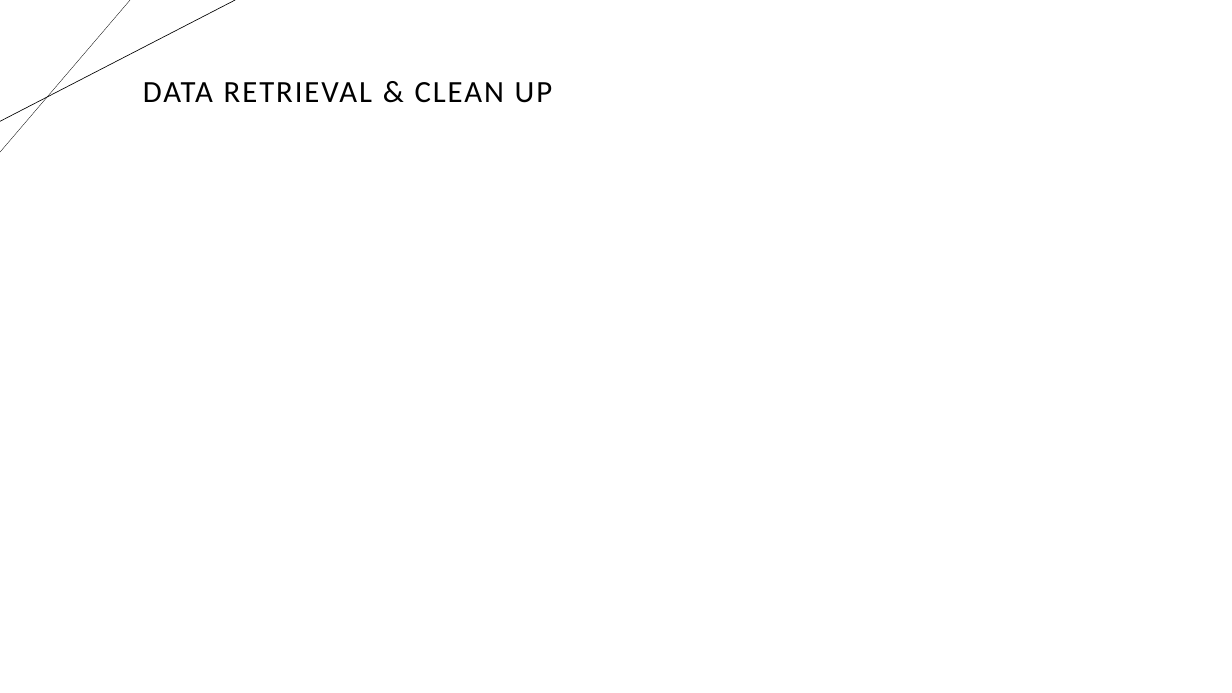
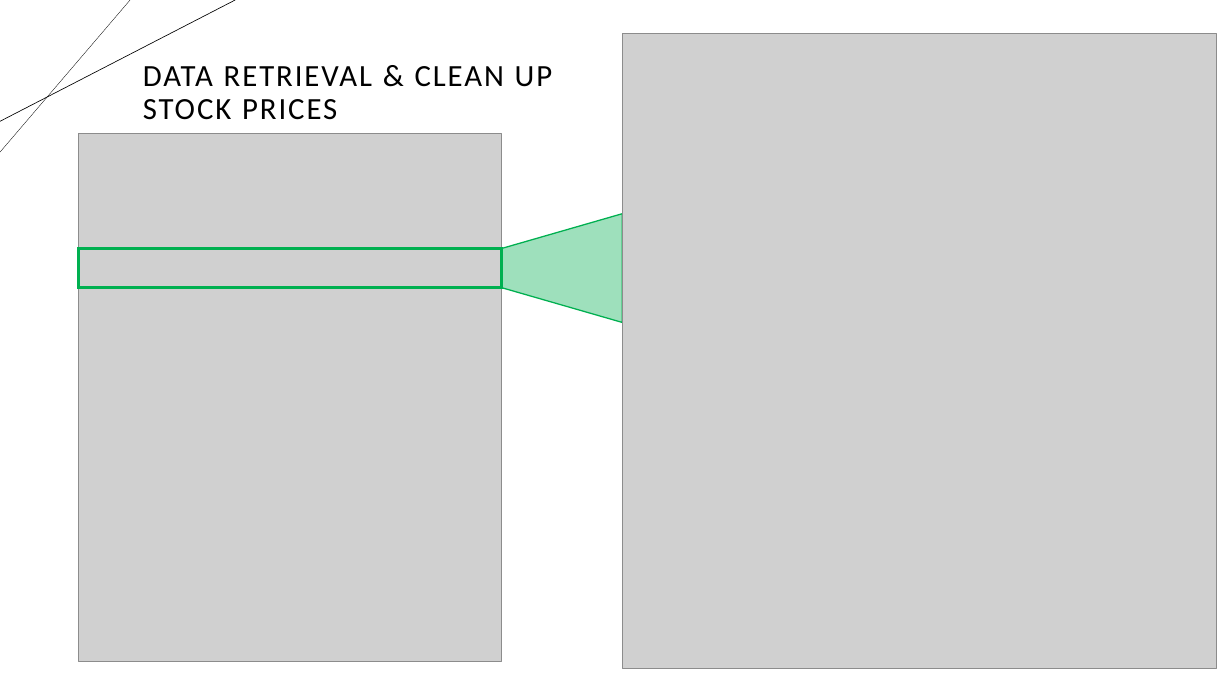
Before and after one commit to shawnfeils/AIBC_Project_2, a slide deck: slide 7 of Group_2_ML_Presentation.pptx. Drawn at 1232x693 pixels with LibreOffice and Linux fonts; fonts in the diff are those of the drawing; grey boxes stand for pictures. Boxes give left, top, right and bottom in pixels: in the first picture for what was removed or moved away, otherwise in the second. Text is boxed around its words. In the diff, an @@ line names an element or a change of style, - is before the commit and + after.

```diff
--- a/Group_2_ML_Presentation.pptx
+++ b/Group_2_ML_Presentation.pptx
@@ picture added at bbox=[623, 33, 1217, 668] @@
@@ title at bbox=[143, 66, 553, 120]: text changed @@
-DATA RETRIEVAL & CLEAN UP
+DATA RETRIEVAL & CLEAN UP
+STOCK PRICES
@@ picture added at bbox=[79, 134, 502, 662] @@
@@ triangle added at bbox=[434, 213, 623, 323], fill #00B050 at 38% opacity, outline #00B050 1 pt @@
@@ rectangle added at bbox=[79, 249, 502, 288], outline #00B050 2.25 pt @@
```
Also in this commit, not shown: 1 other slide changed, 1 slide added.
